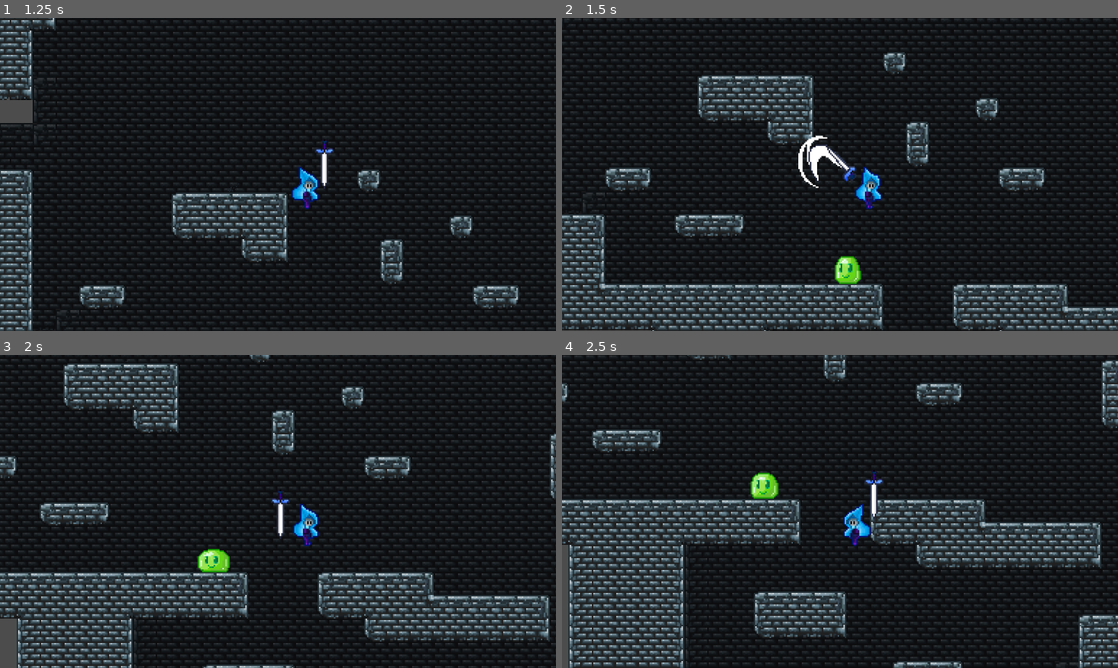
Above: before the commit, frames 1-4 (two rows, left to right).
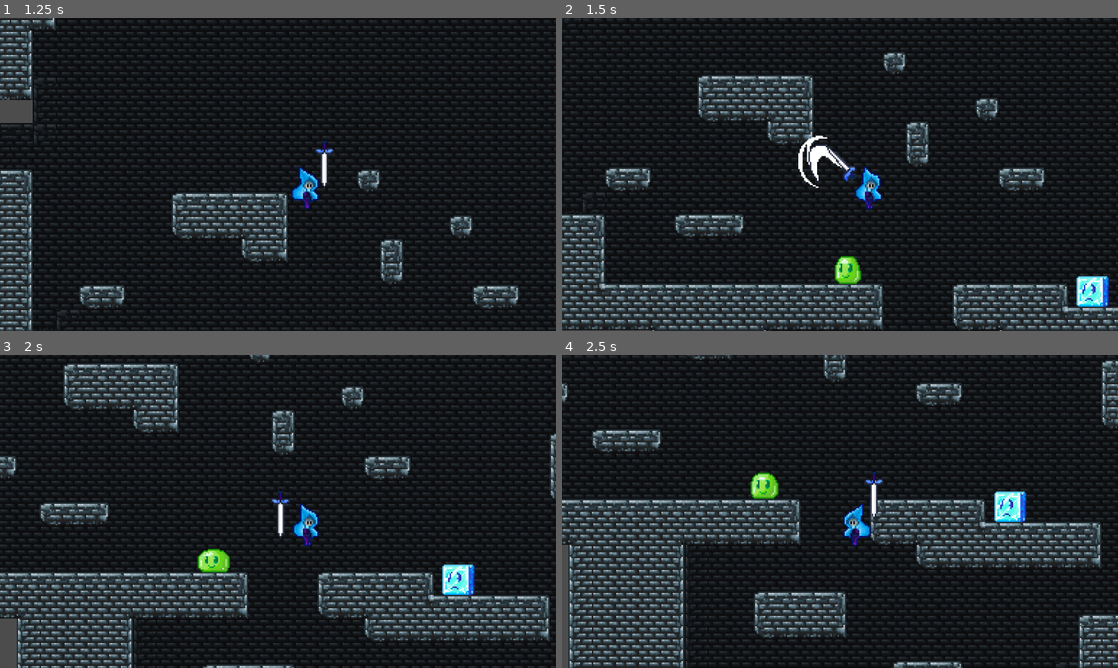
Above: after the commit, the same moments.

Repository: suomanic/LittleBlueHat
Game: Godot game, scene res://Levels/TestLevel.tscn
Two runs of this game, one before a commit and one after it. Both use one fixed random seed, a clock stepped at 60 frames per second and the inputs below.
Inputs (mouse positions are in pixels of both pictures, inside the frame that each line leads up to):
- Up to frame 1 (1.25 s): move the mouse to (400, 158) at 0.52 s; hold D (move_right) from 0.53 s (still down); hold S (Crouch) from 0.53 s (still down); tap Space (jump) at 0.77 s
- Up to frame 2 (1.5 s): keep holding D (move_right); move the mouse to (728, 190) at 1.27 s; release S (Crouch) at 1.28 s; click (728, 190) at 1.35 s
- Up to frame 3 (2 s): keep holding D (move_right); tap Space (jump) at 1.52 s
- Up to frame 4 (2.5 s): move the mouse to (895, 442) at 2.02 s; release D (move_right) at 2.03 s; hold A (move_left) from 2.03 s (still down); hold S (Crouch) from 2.03 s (still down)

Frame 1 is identical in both runs. In frame 2, 0.6% of the frame differs, in the area x 92-99%, y 82-93%; in frame 3, 0.6%; in frame 4, 0.6%.

Commit message:
Add:史莱姆冰冻形态图片

Diff:
--- a/Levels/TestLevel.tscn
+++ b/Levels/TestLevel.tscn
@@ -1,7 +1,8 @@
-[gd_scene load_steps=26 format=2]
+[gd_scene load_steps=27 format=2]
 
 [ext_resource path="res://Actors/Player/Player.tscn" type="PackedScene" id=1]
 [ext_resource path="res://Assets/castle_tilemap.png" type="Texture" id=2]
+[ext_resource path="res://Assets/Enemy/Slime/IceSlime.png" type="Texture" id=3]
 [ext_resource path="res://Assets/castle_bg_tilemap.png" type="Texture" id=4]
 [ext_resource path="res://Shader/smooth_pixel.tres" type="Material" id=5]
 [ext_resource path="res://Actors/Enemy/Slime/Slime.tscn" type="PackedScene" id=6]
@@ -223,6 +224,11 @@
 format = 1
 tile_data = PoolIntArray( -851965, 0, 0, -786431, 0, 0, -786430, 0, 1, -786429, 0, 1, -786428, 0, 1, -786427, 0, 1, -78 …(36266 unchanged characters)…
 
+[node name="IceSlime" type="Sprite" parent="background"]
+material = ExtResource( 5 )
+position = Vector2( 353, 231 )
+texture = ExtResource( 3 )
+
 [node name="LevelMap" type="TileMap" parent="."]
 material = ExtResource( 5 )
 tile_set = SubResource( 20 )
Binary file added: Assets/Enemy/Slime/IceSlime.png
Not shown, added: Assets/Enemy/Slime/IceSlime.png.import
